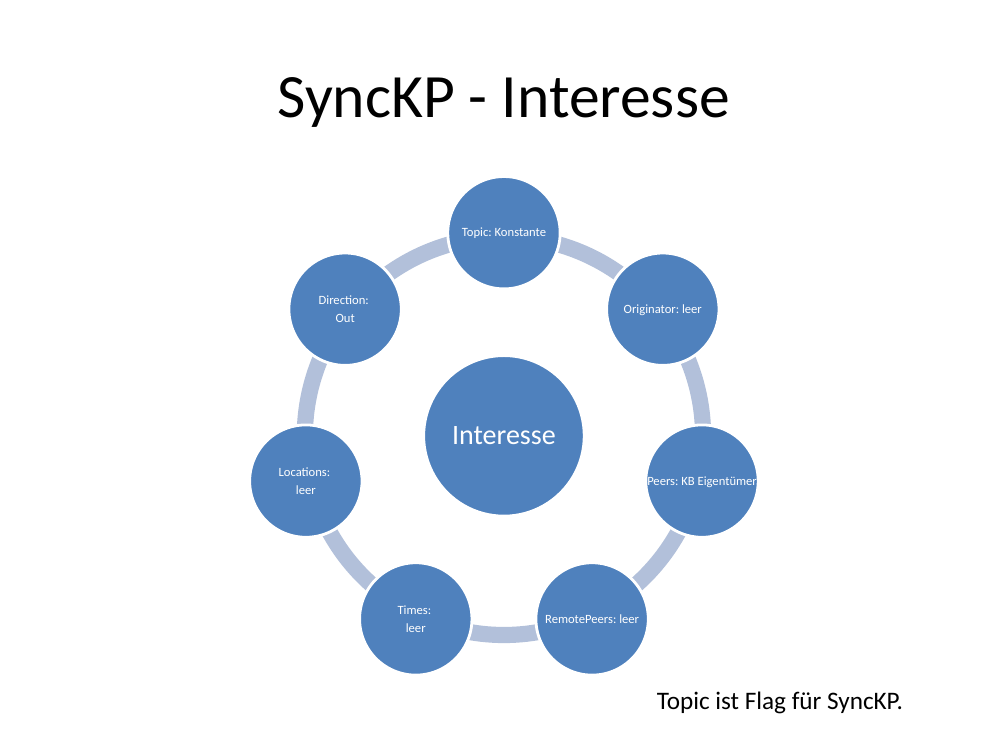
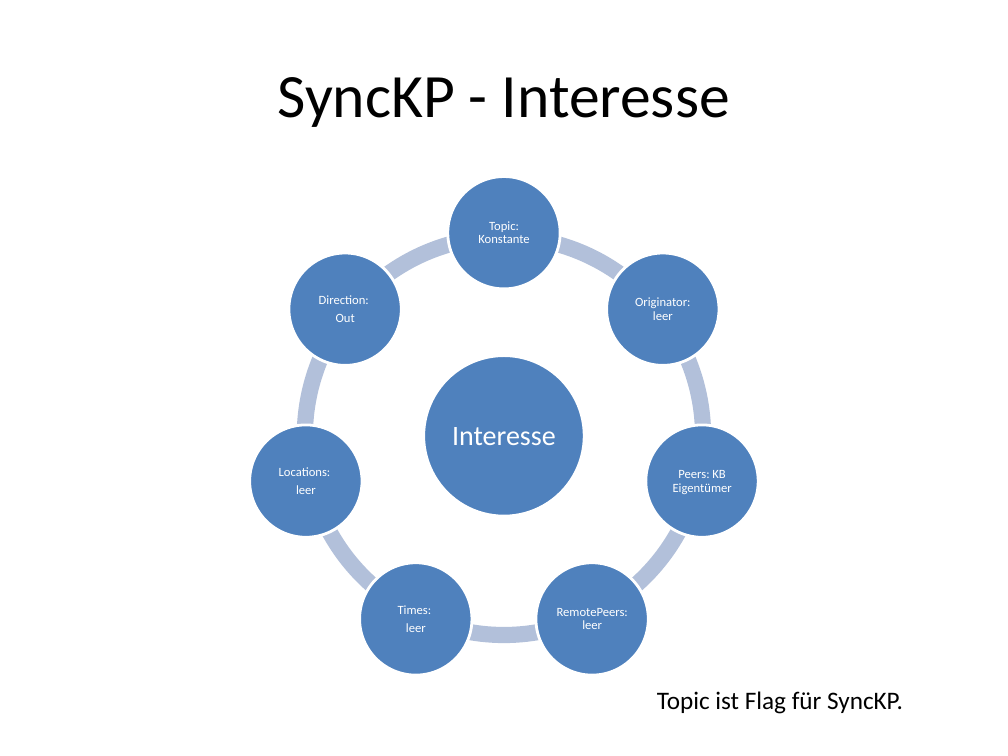
Before and after one commit to NitrosRazril/masterthesis, a slide deck: slide 11 of Text/Master.pptx (slide 12 before the commit). Drawn at 1008x756 pixels with LibreOffice and Linux fonts; fonts in the diff are those of the drawing. Boxes give left, top, right and bottom in pixels: in the first picture for what was removed or moved away, otherwise in the second. Text is boxed around its words. In the diff, an @@ line names an element or a change of style, - is before the commit and + after.

```diff
--- a/Text/Master.pptx
+++ b/Text/Master.pptx
@@ text "Topic: Konstante" rewrapped from bbox=[462, 227, 546, 238] to bbox=[478, 221, 529, 243] @@
@@ text "Originator: leer" rewrapped from bbox=[624, 304, 702, 315] to bbox=[635, 297, 690, 320] @@
@@ text "Peers: KB Eigentümer" rewrapped from bbox=[647, 474, 757, 488] to bbox=[673, 470, 732, 494] @@
@@ text "RemotePeers: leer" rewrapped from bbox=[545, 614, 639, 623] to bbox=[557, 608, 628, 629] @@
```
Also in this commit, not shown: 7 other slides changed, 2 slides added, 1 slide removed, 11 other files.
